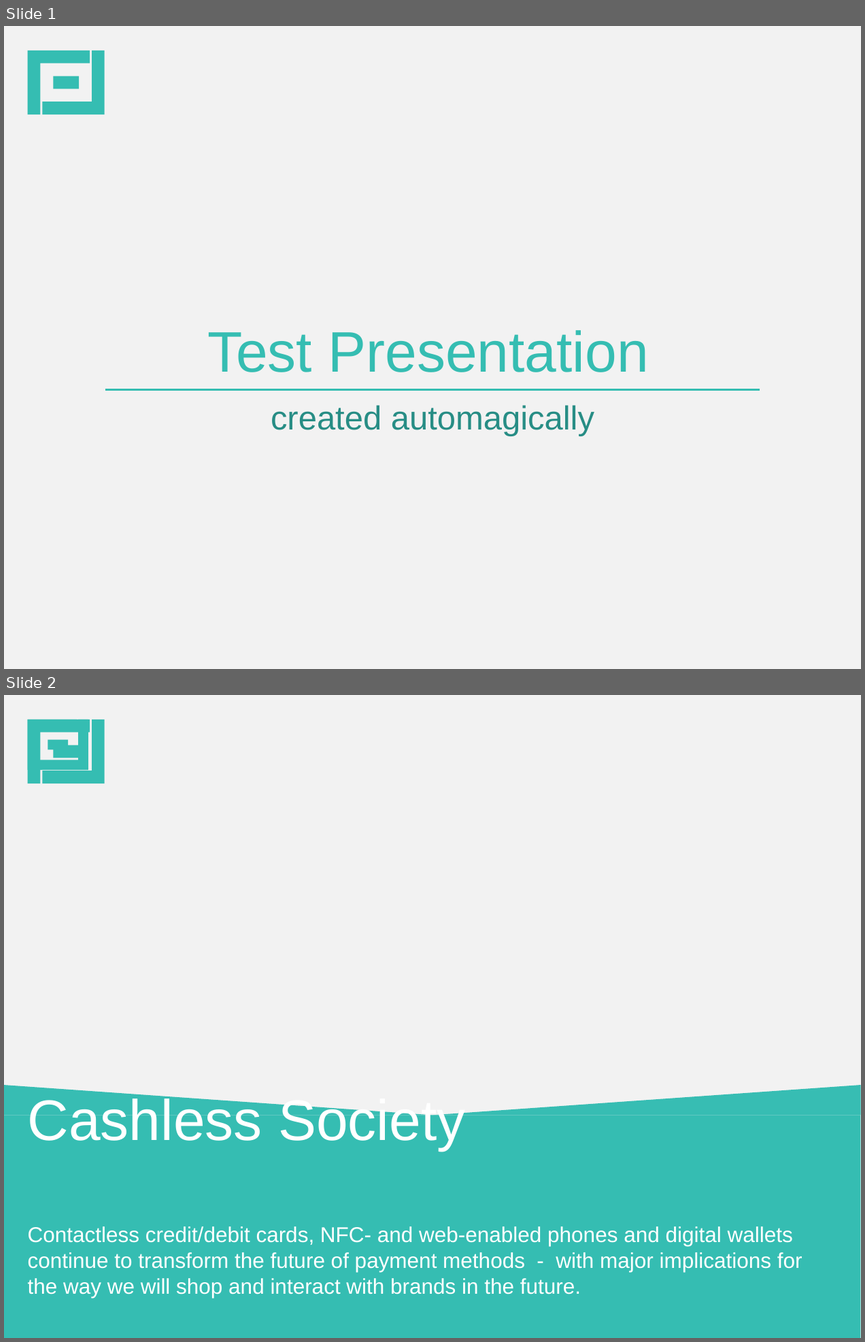
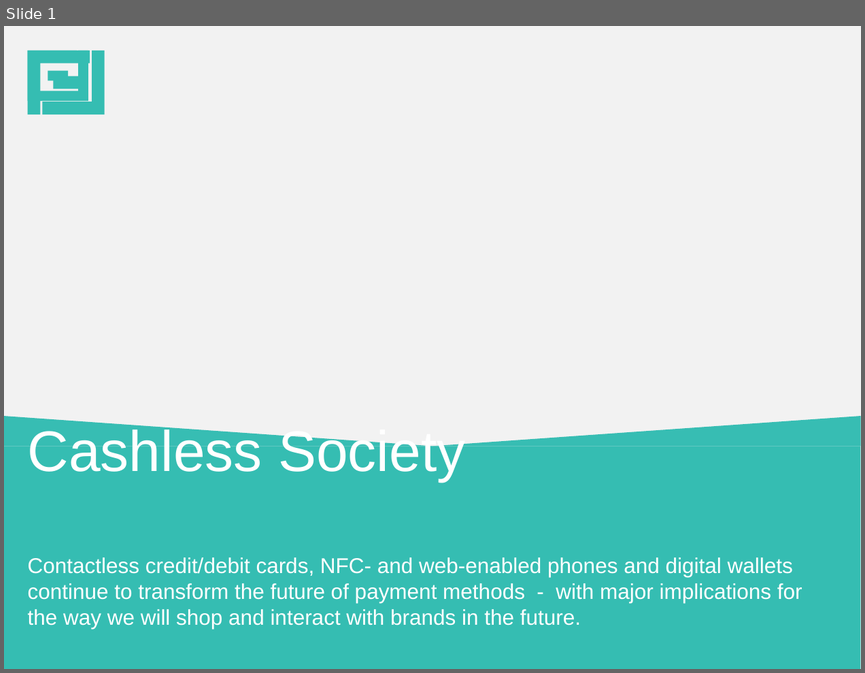
Before and after one commit to stylefoundry/powerpoint, a slide deck: samples/pptx/sample.pptx. Shown one above the other, each under a label of ours: slides 1 and 2 before the commit, slide 1 after it. The pictures are 865x1342 and 865x673 pixels, drawn with LibreOffice and Linux fonts; fonts in the diff are those of the drawing; background and template pictures are left out; a plain dark background stands for a picture behind light text. Boxes give left, top, right and bottom in pixels: in the first picture for what was removed or moved away, otherwise in the second. Text is boxed around its words. In the diff, an @@ line names an element or a change of style, - is before the commit and + after.

```diff
--- a/samples/pptx/sample.pptx
+++ b/samples/pptx/sample.pptx
@@ slide 1 removed at (x1=4, y1=26, x2=861, y2=669), background #FFFFFF; not listed: 4 template elements that a slide beside it also shows @@
@@ title removed at (x1=207, y1=330, x2=648, y2=372) @@
-Test Presentation
@@ line removed from (105, 389) to (759, 389) @@
@@ subtitle removed at (x1=271, y1=405, x2=594, y2=436) @@
-created automagically
@@ what was slide 2 is now slide 1 @@
```
Also in this commit, not shown: 1 slide changed, 2 other files.
